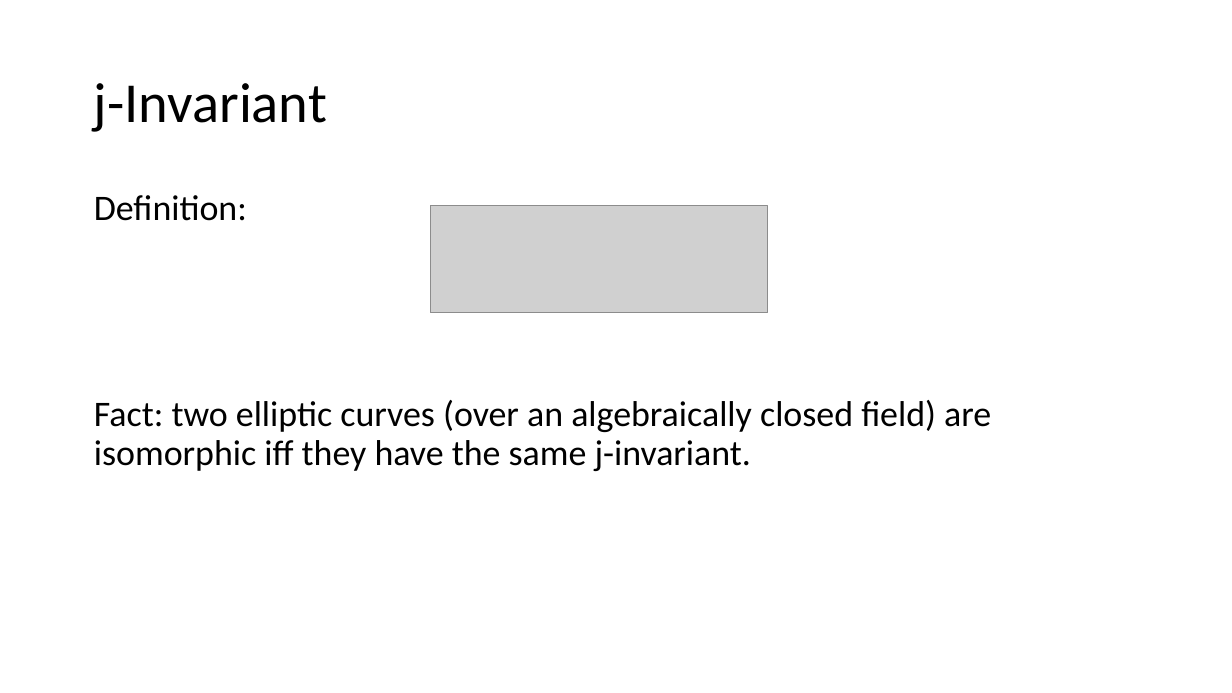
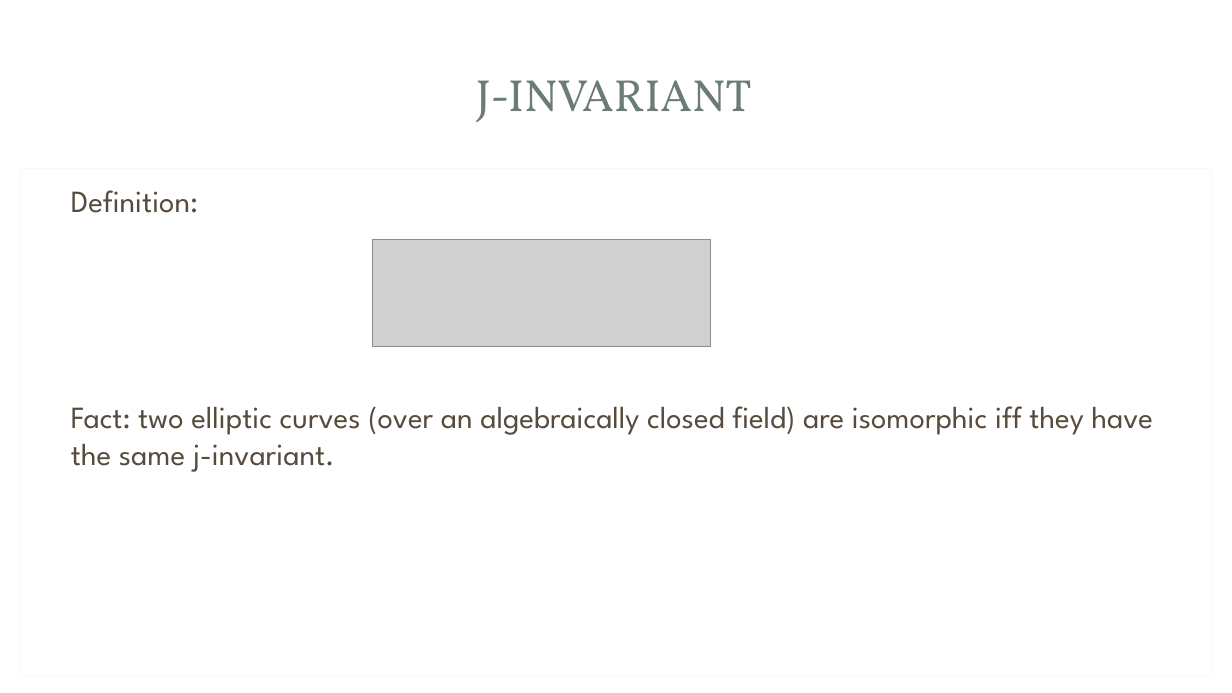
Before and after one commit to Srizzle/CS276-Project-Writeup, a slide deck: slide 4 of Presentation.ppt.pptx. Drawn at 1232x693 pixels with LibreOffice and Linux fonts; fonts in the diff are those of the drawing; grey boxes stand for pictures; background and template pictures are left out. Boxes give left, top, right and bottom in pixels: in the first picture for what was removed or moved away, otherwise in the second. Text is boxed around its words. In the diff, an @@ line names an element or a change of style, - is before the commit and + after.

```diff
--- a/Presentation.ppt.pptx
+++ b/Presentation.ppt.pptx
@@ rounded rectangle added at box(12, 10, 1220, 684), fill #FFFFFF @@
@@ rectangle added at box(37, 28, 1195, 162), fill #FFFFFF at 83% opacity @@
@@ rectangle added at box(50, 38, 1179, 151), fill #FFFFFF @@
@@ title at box(476, 80, 752, 122): text changed; size 44 to 35 pt; font Calibri to Vollkorn; text colour #000000 to #6B7D72 @@
-j-Invariant
+J-INVARIANT
@@ rectangle added at box(21, 168, 1212, 676), fill #FFFFFF, outline #F7F7F7 0.75 pt @@
@@ text "Definition:": place and size @@
-text "Definition:" at box(94, 195, 991, 471)
+text "Definition:" at box(71, 190, 1153, 472)
@@ text "Definition:" at box(71, 190, 1153, 472): size 28 to 24 pt, font Calibri to League Spartan, text colour #000000 to #564B3C; line spacing 0.9 to 1; less space between paragraphs @@
@@ picture: place and size @@
-picture at box(431, 206, 768, 312)
+picture at box(372, 239, 710, 346)
```
Also in this commit, not shown: 8 other slides changed, 1 slide added.
